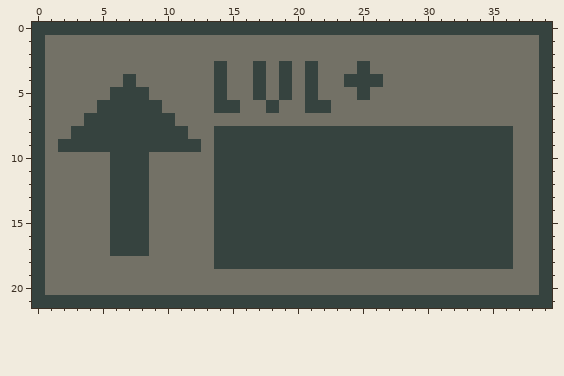
Pixel-art sprite -- assets/upgradetowerbtn.png. The picture above was drawn from the file before the commit.
The file is 200x110 pixels, drawn in blocks of 5x5; one block is one cell here.
And afterwards:
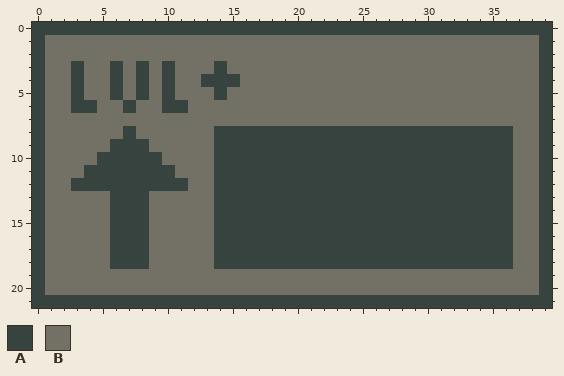
Palette (. is transparent): A #36433f  B #737166
Diff:
Colour B becomes colour A in row 3 at x 3, 6, 8 and 10; in row 4 at x 3, 6, 8, 10, 13 and 15; in row 5 at x 3 and 10; in row 6 at x 3 to 4 and 10 to 11; in row 10 at x 5 and 9; in row 11 at x 4 to 5 and 9 to 10.
Colour B becomes colour A in row 12 at x 3 to 5 and 9 to 11; in row 18 at x 6 to 8.
Colour A becomes colour B in row 3 at x 17, 19, 21 and 25; in row 4 at x 7, 17, 19, 21 and 24 to 26; in row 5 at x 7, 17, 19, 21 and 25; in row 6 at x 5 to 6, 8 to 9, 14 to 15, 18 and 21 to 22; in row 7 at x 4 to 10; in row 8 at x 3 to 6 and 8 to 11.
Colour A becomes colour B in row 9 at x 2 to 5 and 9 to 12.
